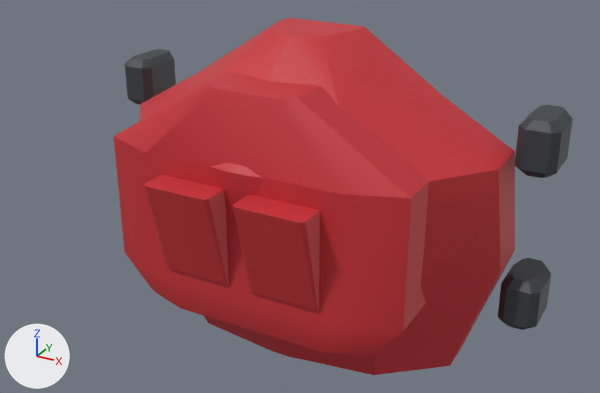
A saved change to the FBX model Assets/Resources/ClamshellMeshes/ShoulderFront_Set05_Afterburn.fbx.
Both versions are drawn from a 50 mm camera at (0.392, -0.768, 0.356) aimed at (0.024, -0.098, 0.021). The lights are fixed; the arrows at lower left show +X, +Y and +Z. The picture after the commit comes second. Where no turn or scale is listed for an object, it has been applied to the vertices. Vertices at exactly the same position are counted once.

In view in the first picture: 'ShoulderFront_Set05_Afterburn'.
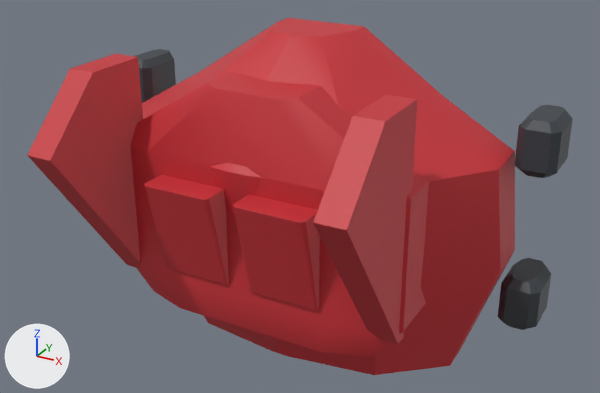
Changed parts and their boxes (x1, y1, x2, y2) in the pictures (600 x 393 px):
'ShoulderFront_Set05_Afterburn', reshaped (19% wider)
    before: (114, 18, 573, 375)
    after: (27, 18, 573, 375)
part 1 of me_shoulderfront_set05_afterburn_001, added (red)
    after: (27, 54, 143, 268)
part 2 of me_shoulderfront_set05_afterburn_001, added (red)
    after: (313, 95, 417, 344)

The change, as a list of edits to the scene's bpy script:
```text
Change me_shoulderfront_set05_afterburn_001:
    used by ob_shoulderfront_set05_afterburn; location = (0.0, 0.0, 0.0)
    remove me_shoulderfront_set05_afterburn_001.from_pydata(...)  # 1690 vertices, 1634 faces; spans x -0.255..0.255, y -0.207..0.03, z -0.175..0.175
    add me_shoulderfront_set05_afterburn_001.from_pydata(...)  # 1842 vertices, 1782 faces; spans x -0.255..0.255, y -0.273..0.03, z -0.175..0.175
    me_shoulderfront_set05_afterburn_001 part 1: a new loose piece of 76 vertices spanning x -0.159..-0.131, y -0.273..-0.144, z -0.077..0.154, in mat_shell (red #c83038)
    me_shoulderfront_set05_afterburn_001 part 2: a new loose piece of 76 vertices spanning x 0.131..0.159, y -0.273..-0.144, z -0.077..0.154, in mat_shell (red #c83038)
```
